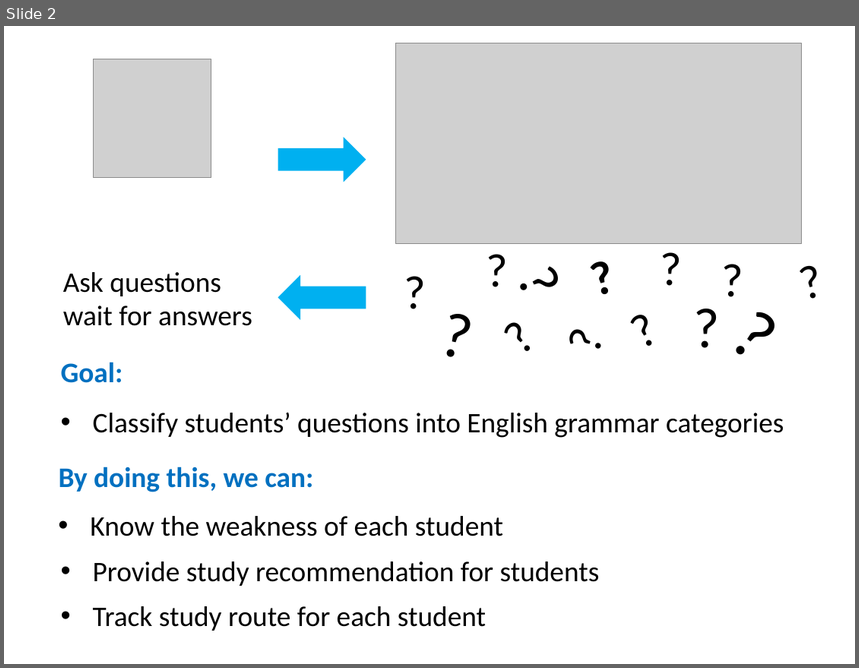
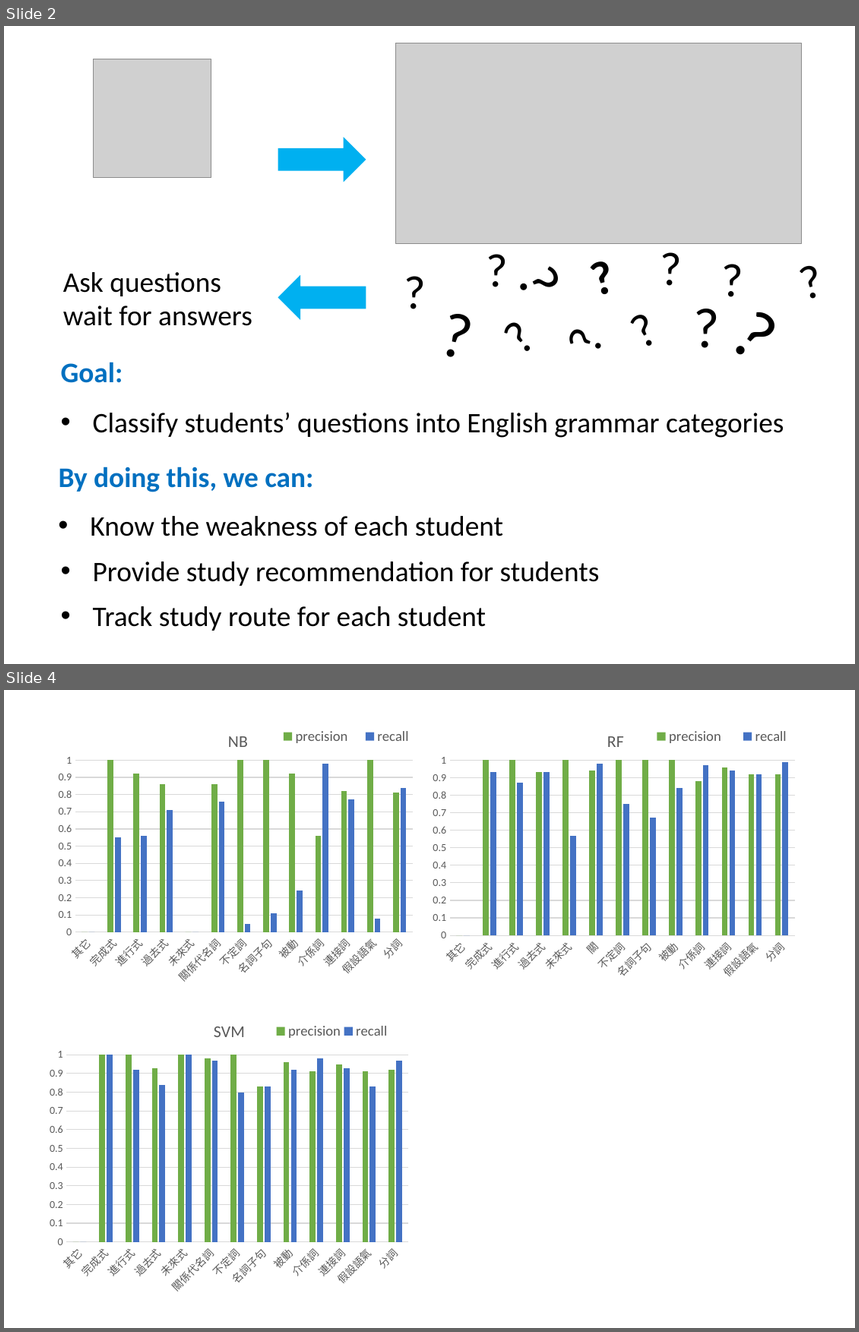
Before and after one commit to SJinping/NLP-term, a slide deck: slides/NLP term project report.pptx. Shown one above the other, each under a label of ours: slide 2 before the commit, slides 2 and 4 after it; the slides between them are not shown. The pictures are 859x668 and 859x1332 pixels, drawn with LibreOffice and Linux fonts; fonts in the diff are those of the drawing; grey boxes stand for pictures. Boxes give left, top, right and bottom in pixels: in the first picture for what was removed or moved away, otherwise in the second. Text is boxed around its words. In the diff, an @@ line names an element or a change of style, - is before the commit and + after.

```diff
--- a/slides/NLP term project report.pptx
+++ b/slides/NLP term project report.pptx
@@ slide 4 added at bbox=[4, 690, 855, 1328], background #FFFFFF @@
@@ column chart added at bbox=[53, 717, 424, 991] @@
+title "NB "
+categories: 其它, 完成式, 進行式, 過去式, 未來式, 關係代名詞, 不定詞, 名詞子句, 被動, 介係詞, 連接詞, 假設語氣, 分詞
+precision: 0, 1, 0.92, 0.86, 0, 0.86, 1, 1, 0.92, 0.56, 0.82, 1, 0.81
+recall: 0, 0.55, 0.56, 0.71, 0, 0.76, 0.05, 0.11, 0.24, 0.98, 0.77, 0.08, 0.84
@@ column chart added at bbox=[424, 717, 807, 991] @@
+title "RF "
+categories: 其它, 完成式, 進行式, 過去式, 未來式, 關係代名詞, 不定詞, 名詞子句, 被動, 介係詞, 連接詞, 假設語氣, 分詞
+precision: 0, 1, 1, 0.93, 1, 0.94, 1, 1, 1, 0.88, 0.96, 0.92, 0.92
+recall: 0, 0.93, 0.87, 0.93, 0.57, 0.98, 0.75, 0.67, 0.84, 0.97, 0.94, 0.92, 0.99
@@ column chart added at bbox=[34, 1007, 424, 1304] @@
+title "SVM "
+categories: 其它, 完成式, 進行式, 過去式, 未來式, 關係代名詞, 不定詞, 名詞子句, 被動, 介係詞, 連接詞, 假設語氣, 分詞
+precision: 0, 1, 1, 0.93, 1, 0.98, 1, 0.83, 0.96, 0.91, 0.95, 0.91, 0.92
+recall: 0, 1, 0.92, 0.84, 1, 0.97, 0.8, 0.83, 0.92, 0.98, 0.93, 0.83, 0.97
```
Also in this commit, not shown: 1 slide changed.
